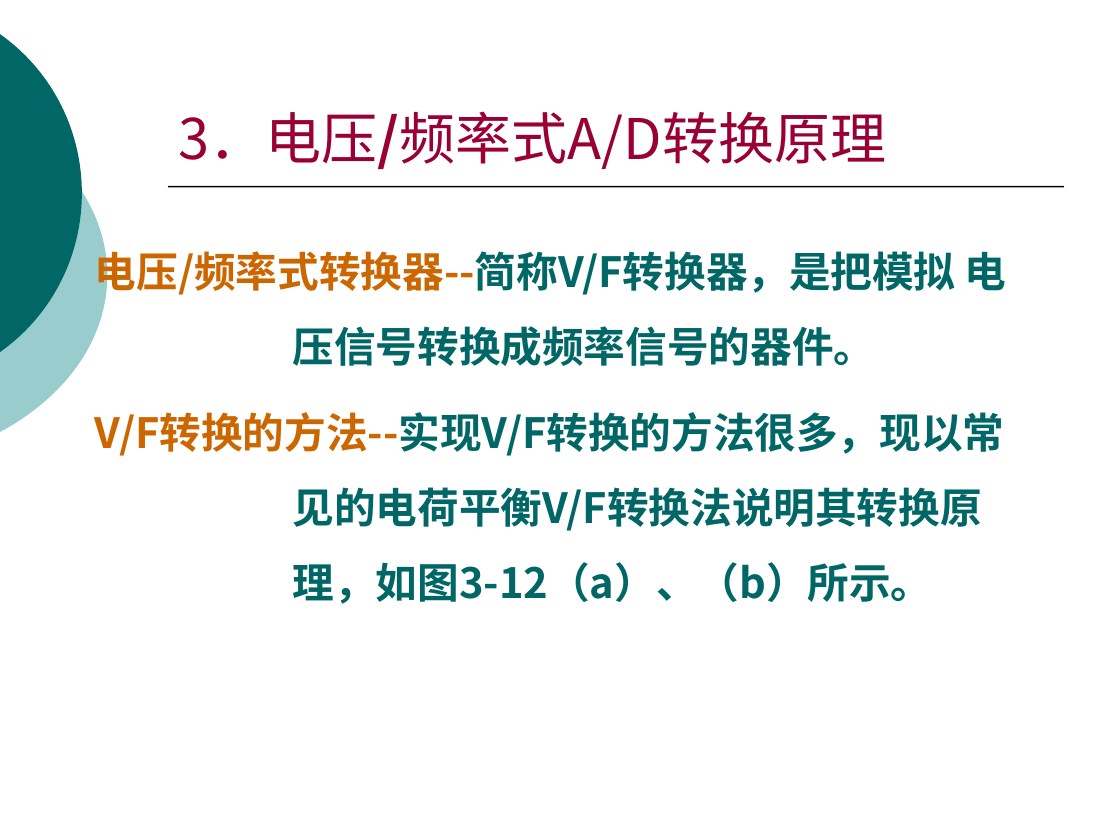
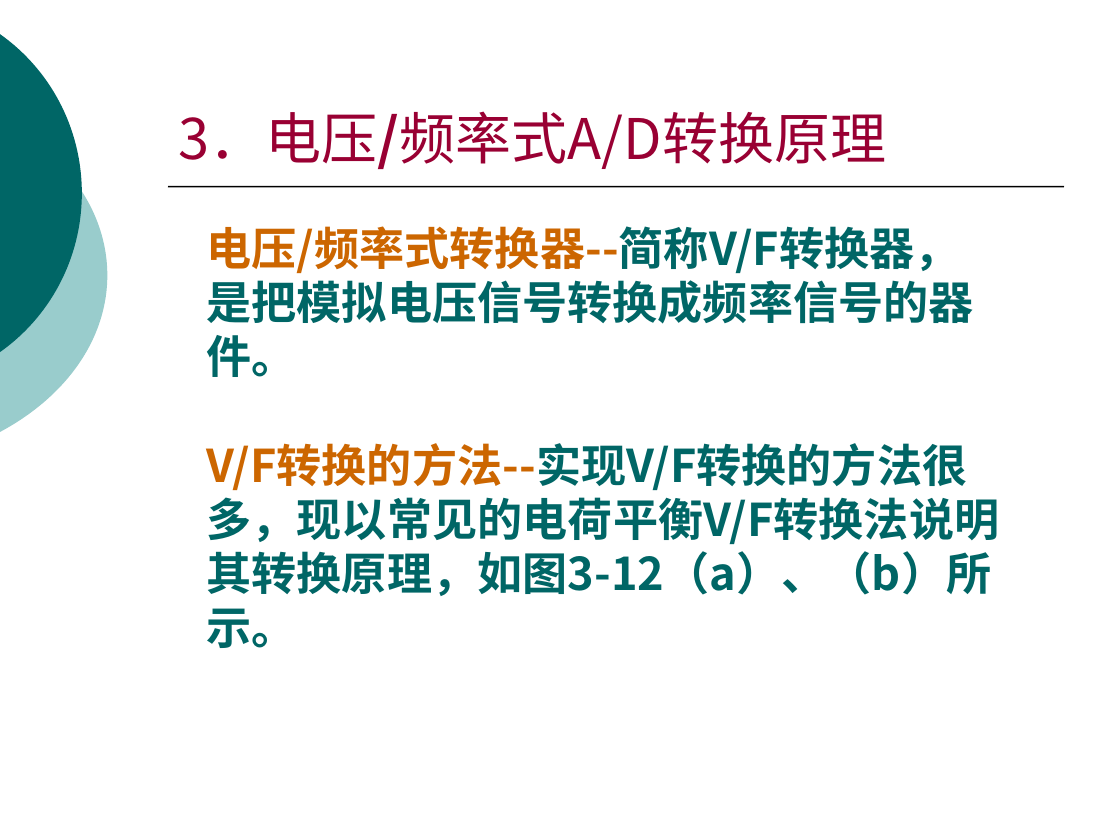
Before and after one commit to origin2007/computer_system, a slide deck: slide 47 of 02模拟输入.ppt (slide 48 before the commit). Drawn at 1120x840 pixels with LibreOffice and Linux fonts; fonts in the diff are those of the drawing. Boxes give left, top, right and bottom in pixels: in the first picture for what was removed or moved away, otherwise in the second. Text is boxed around its words. In the diff, an @@ line names an element or a change of style, - is before the commit and + after.

```diff
--- a/02模拟输入.ppt
+++ b/02模拟输入.ppt
@@ text "电压/频率式转换器--简称V/F转换器，是把模拟电压信号转换成频率信号的器件。": place and size @@
-text "电压/频率式转换器--简称V/F转换器，是把模拟电压信号转换成频率信号的器件。" at (95,245,1007,604)
+text "电压/频率式转换器--简称V/F转换器，是把模拟电压信号转换成频率信号的器件。" at (207,226,1000,648)
@@ text at (207,226,974,377): text changed; size 26.8 to 29 pt @@
-电压/频率式转换器--简称V/F转换器，是把模拟 电压信号转换成频率信号的器件。
+电压/频率式转换器--简称V/F转换器，是把模拟电压信号转换成频率信号的器件。
@@ text at (207,443,1000,648): size 26.8 to 29 pt in "V/F转换的方法--实现V/F转换的方法很多，现以常见的电荷平衡V/F转换法说明其转换原理，如图3-12（a）、（b）所 ..."; indent changed; line spacing 1.5 to 1; less space between paragraphs @@
```
Also in this commit, not shown: 51 other slides changed, 4 slides added, 9 slides removed, 1 other file.
